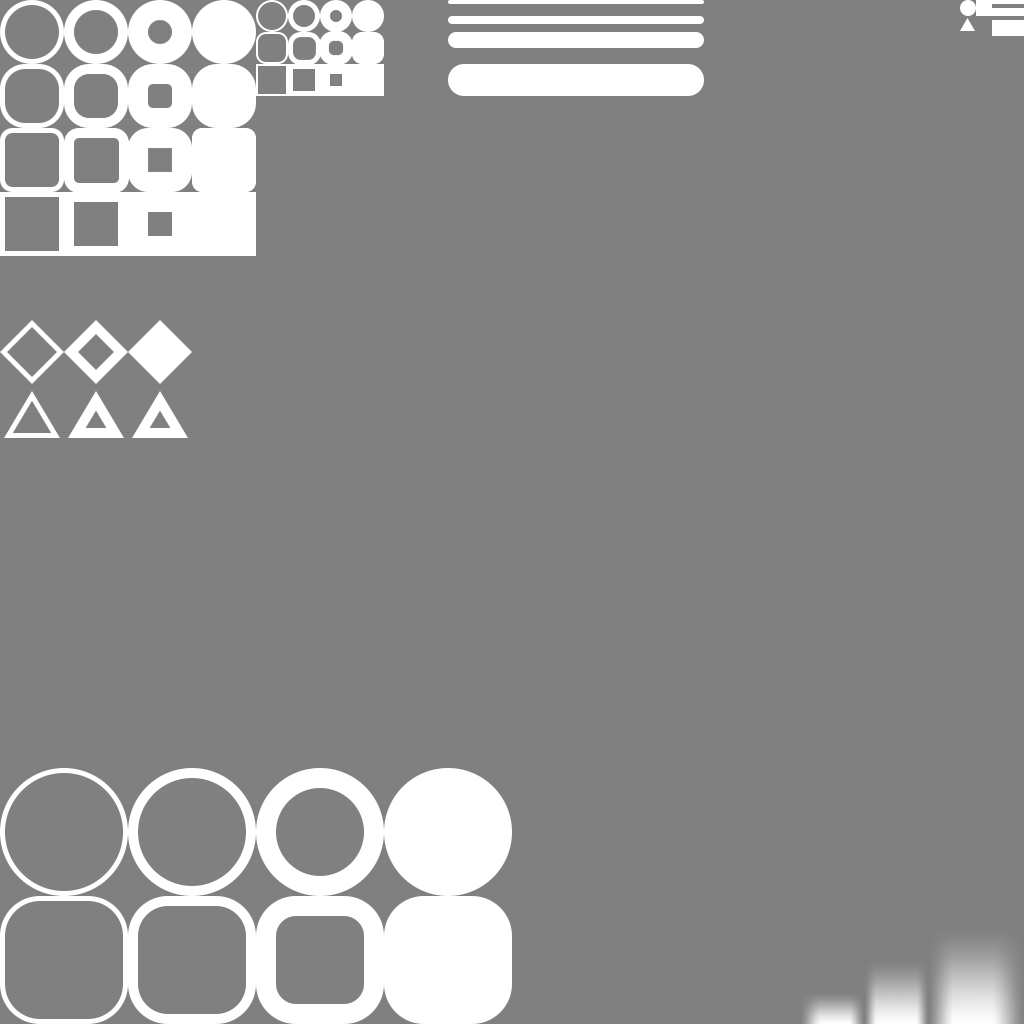
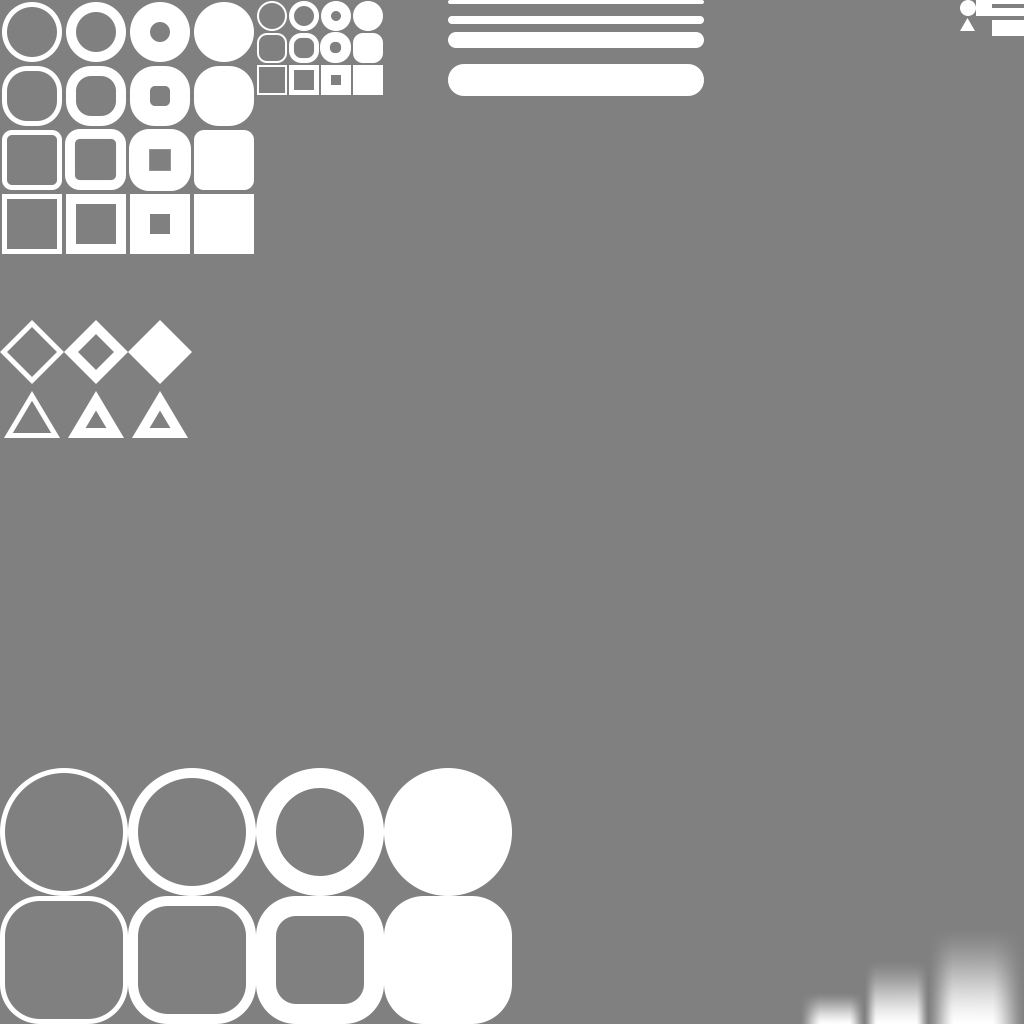
Layers edited between the first and the second 1024px x 1024px image:
painted on "矩形 1 拷贝 6" (1st of 3, in "32" › "组 2") over [256, 32, 288, 64]
painted on "矩形 1 拷贝 7" (1st of 3, in "32" › "组 2") over [352, 32, 384, 64]
painted on "矩形 1 拷贝 5" (1st of 3, in "32" › "组 2") over [319, 31, 353, 65]
painted on "矩形 1 拷贝 3" (1st of 3, in "32" › "组 2") over [288, 32, 321, 65]
painted on "矩形 1 拷贝 6" (2nd of 3, in "32" › "组 2") over [256, 64, 288, 96]
painted on "矩形 1 拷贝 7" (2nd of 3, in "32" › "组 2") over [352, 64, 384, 96]
painted on "矩形 1 拷贝 5" (2nd of 3, in "32" › "组 2") over [320, 64, 352, 96]
painted on "矩形 1 拷贝 3" (2nd of 3, in "32" › "组 2") over [288, 64, 320, 96]
painted on "矩形 1 拷贝 4" (3rd of 6, in "64" › "组 1") over [192, 192, 256, 256]
painted on "矩形 1 拷贝 2" (3rd of 6, in "64" › "组 1") over [128, 192, 192, 256]
painted on "矩形 1 拷贝" (3rd of 6, in "64" › "组 1") over [64, 192, 128, 256]
painted on "矩形 1" (3rd of 6, in "64" › "组 1") over [0, 192, 64, 256]
painted on "矩形 1 拷贝 4" (4th of 6, in "64" › "组 1") over [192, 128, 256, 192]
painted on "矩形 1 拷贝 2" (4th of 6, in "64" › "组 1") over [128, 128, 192, 192]
painted on "矩形 1 拷贝" (4th of 6, in "64" › "组 1") over [64, 128, 129, 193]
painted on "矩形 1" (4th of 6, in "64" › "组 1") over [0, 128, 64, 192]
painted on "矩形 1 拷贝 4" (5th of 6, in "64" › "组 1") over [192, 0, 256, 64]
painted on "矩形 1 拷贝 2" (5th of 6, in "64" › "组 1") over [128, 0, 192, 64]
painted on "矩形 1 拷贝" (5th of 6, in "64" › "组 1") over [64, 0, 128, 64]
painted on "矩形 1" (5th of 6, in "64" › "组 1") over [0, 0, 64, 64]
painted on "矩形 1 拷贝 4" (6th of 6, in "64" › "组 1") over [192, 64, 256, 128]
painted on "矩形 1 拷贝 2" (6th of 6, in "64" › "组 1") over [128, 64, 192, 128]
painted on "矩形 1 拷贝" (6th of 6, in "64" › "组 1") over [64, 64, 128, 128]
painted on "矩形 1" (6th of 6, in "64" › "组 1") over [0, 64, 64, 128]
…and 4 more changes (4 painted)
